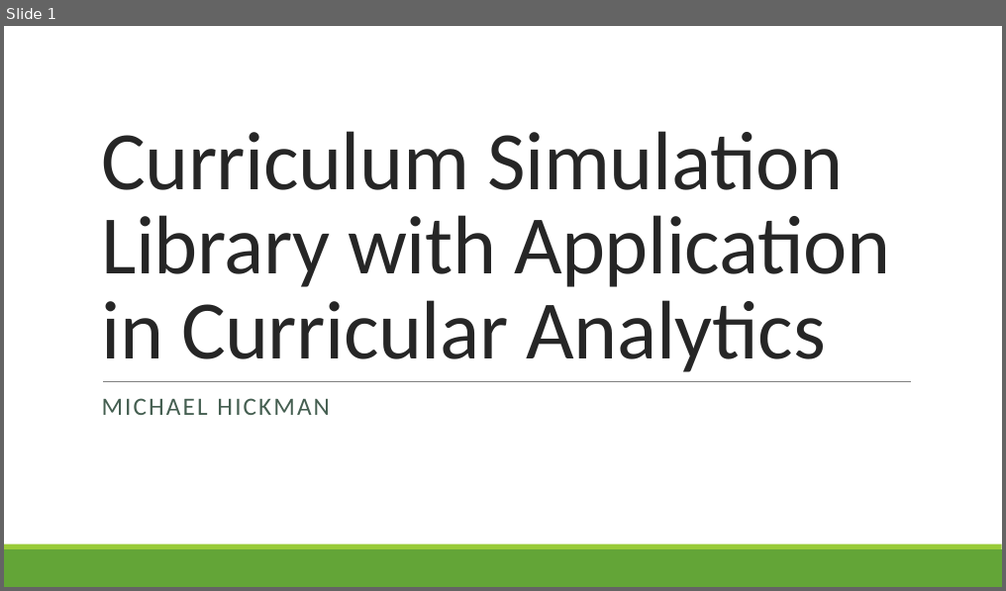
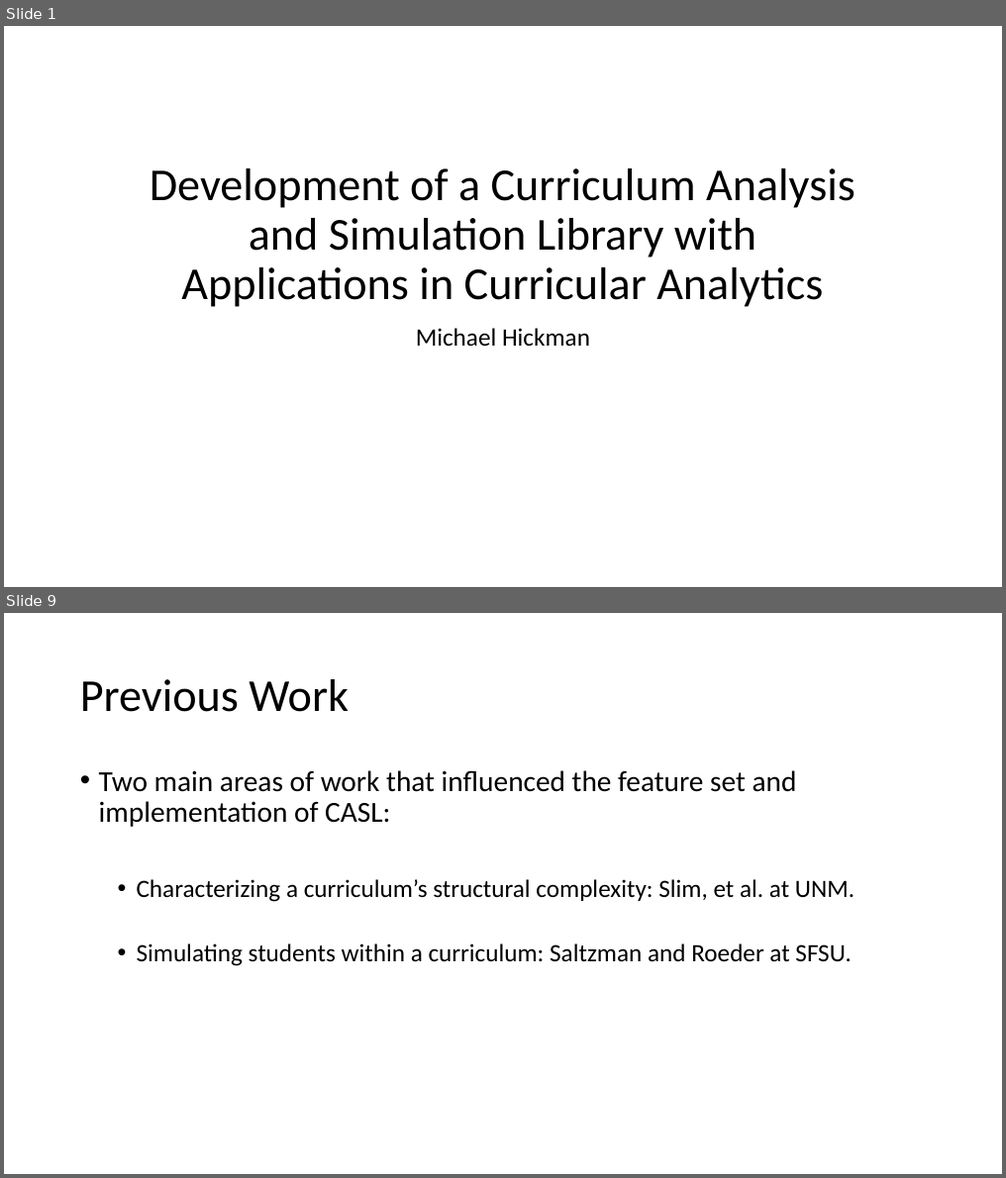
Before and after one commit to M-S-H/thesis, a slide deck: Defense.pptx. Shown one above the other, each under a label of ours: slide 1 before the commit, slides 1 and 9 after it; the slides between them are not shown. The pictures are 1006x591 and 1006x1178 pixels, drawn with LibreOffice and Linux fonts; fonts in the diff are those of the drawing. Boxes give left, top, right and bottom in pixels: in the first picture for what was removed or moved away, otherwise in the second. Text is boxed around its words. In the diff, an @@ line names an element or a change of style, - is before the commit and + after.

```diff
--- a/Defense.pptx
+++ b/Defense.pptx
@@ slide 9 added at (x1=4, y1=613, x2=1002, y2=1174), background #FFFFFF @@
@@ title added at (x1=80, y1=679, x2=349, y2=712), 44 pt, text #000000 @@
+Previous Work
@@ text added at (x1=99, y1=770, x2=854, y2=966), 24 pt, text #000000 @@
+• Two main areas of work that influenced the feature set and implementation of CASL:
+  • Characterizing a curriculum’s structural complexity: Slim, et al. at UNM.
+  • Simulating students within a curriculum: Saltzman and Roeder at SFSU.
@@ slide 1 changed as well @@
@@ title at (x1=150, y1=169, x2=855, y2=307): text changed; size 80 to 44 pt; text colour #262626 to #000000 @@
-Curriculum Simulation Library with Application in Curricular Analytics
+Development of a Curriculum Analysis and Simulation Library with Applications in Curricular Analytics
@@ subtitle at (x1=416, y1=328, x2=590, y2=346): text changed; text colour #455F51 to #000000 @@
-MICHAEL HICKMAN
+Michael Hickman
@@ line removed from (103, 381) to (912, 381) @@
@@ rectangle removed at (x1=4, y1=550, x2=1002, y2=587) @@
@@ rectangle removed at (x1=4, y1=545, x2=1002, y2=550) @@
```
Also in this commit, not shown: 2 other slides changed, 26 other slides added, 22 other files.
